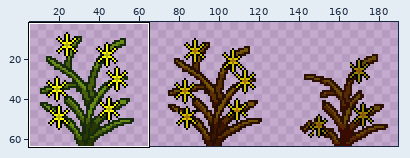
File history of a sprite sheet, TunedBeta/images/environment/WaterStarGrass.png. Above, an overview of the earlier version with the close-up marked.
Close-up. As it was:
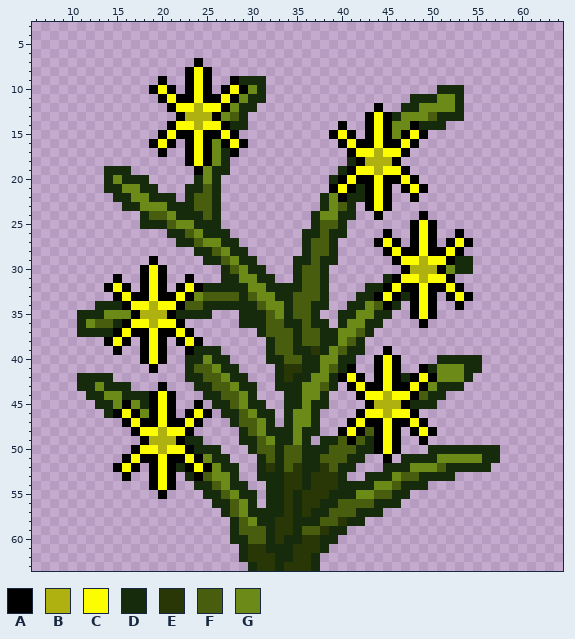
The file is 192x64 pixels. Shown: x 6..64, y 3..63. The wide view leaves out empty margins. The commit also changed other parts of the picture, which this record leaves out.
Palette (. is transparent): A #000000  B #afb110  C #fcfe00  D #152b0b  E #293606  F #485e0e  G #6b8a18
Pixels before (only the part around the change), first column x 6:
 3 .........................................................
 4 .........................................................
 5 .........................................................
 6 .........................................................
 7 ..................A......................................
 8 .................ACA.....................................
 9 ..............A..ACA..ADDD...............................
10 .............ACA.ACA.ACAGD...................DDD.........
11 ..............ACAACAACAGDD................DDDGGD.........
12 ...............ACCBCCAGDD.............A..DDGGGGD.........
13 ................ABBBAGFD.............ACADGGGFDDD.........
14 ...............ACCBCCADD..........A..ACAGGADDD...........
15 ..............ACAACAACA..........ACA.ACAGACA.............
16 .............ACA.ACAGACA..........ACAACAACA..............
17 ..............A..ACAGDA............ACCBCCA...............
18 .................ACAGD.............DABBBA................
19 ........DDD.......AGDD............DACCBCCA...............
20 ........DGDDD.....DGD............DACAACAACA..............
21 ........DDGGDD...DDFD............ACADACA.ACA.............
22 .........DDGGDDD.DFFD...........DGADDACA..A..............
23 ..........DDGGGDDDFFD...........DGFD.ACA.................
24 ............DFFGDDDFD..........DGGDD..A....A.............
25 ............DDDFGGDDD..........DFFD.......ACA............
26 ...............DDFGDDD........DDFDD....A..ACA..A.........
27 ................DDFGGDD.......DFFD....ACA.ACA.ACA........
28 ..................DDFGDD......DFFD.....ACAACAACA.........
29 .............A.....DDFGDD....DDFDD......ACCBCCADD........
30 ............ACA......DFGDD...DFFD........ABBBAGDD........
31 .........A..ACA..A...DDGGDD..DFFD......DACCBCCA..........
32 ........ACA.ACA.ACADDDDDGGDDDDFFD....DDACAACAACA.........
33 .........ACAACAACAGFFFFDFGGDDFFFD...DDACADACA.ACA........
34 .......DDDACCBCCAFFDDDDDDFGGDFFDD..DDGFAD.ACA..A.........
35 .....DDDGGGABBBADDDD...DDDFGDFFD..DDGGDD..ACA............
36 .....DGFFDACCBCCA......DDDFFDDFDD.DGGDD....A.............
37 .....DDDDACAACAACA.......DFFFDFFDDGGFD...................
38 ........ACA.ACA.ACA.......DFFDFFDDGFD....................
39 .........A..ACA..ADDD.....DFFDDEDGFDD..A.................
40 ............ACA..DDGDD....DDFFDDGGDD..ACA....DDDDD.......
41 .............A...DFFGDD....DEEDDGFDA..ACA..ADGGGDD.......
42 .....DDDD........DDFFGDD...DEDDGGDACA.ACADACAGGGD........
43 .....DDGDDD...A...DDFFGDD..DDDGGFD.ACAACAACAGDDD.........
44 ......DDGGDDDACA...DDFFGD...DDGGD...ACCBCCAFDD...........
45 .......DDGAGDACA..A.DDFGDD..DDGDD....ABBBADDD............
46 ........DACAGACA.ACA.DDFGDD.DGGD....ACCBCCA..............
47 ..........ACAACAACA...DFFGD.DGGD...ACAACAACA.............
48 ...........ACCBCCA.....DFGDDDGDD..ACAFACA.ACA............
49 ............ABBBADD....DDFGDDGD.DDFAFDACA..A.............
50 ...........ACCBCCADDD...DFFDFFDDDFFFDDACA...DDDDDDDD.....
51 ..........ACAACAACAGDD...DFDFFDDFFFDD..A.DDDDGGGGGDD.....
52 .........ACA.ACADACAGDD..DEDFEDDEFDD...DDDGGGFDDDDD......
53 ..........A..ACA.DAFGGD..DDDEEDEEED..DDDGFFDDDD..........
54 .............ACA..DDFGDD..DDEEDEEEDDDDGGFDDD.............
55 ..............A....DDFGDD.DDEDEEEDDDGGFFDD...............
56 ....................DDFGD.DDEDEEDDFFFFDDD................
57 .....................DFGDDDDEDEDDFFFDDD..................
58 ......................DFGDDEEDDDFFEDD....................
59 ......................DFFFDEEDFFEDD......................
60 ......................DDFFDEDDEEDD.......................
61 .......................DEEDDDEEED........................
62 .......................DEEEDDEED.........................
63 ........................DEEDEEED.........................
After the commit:
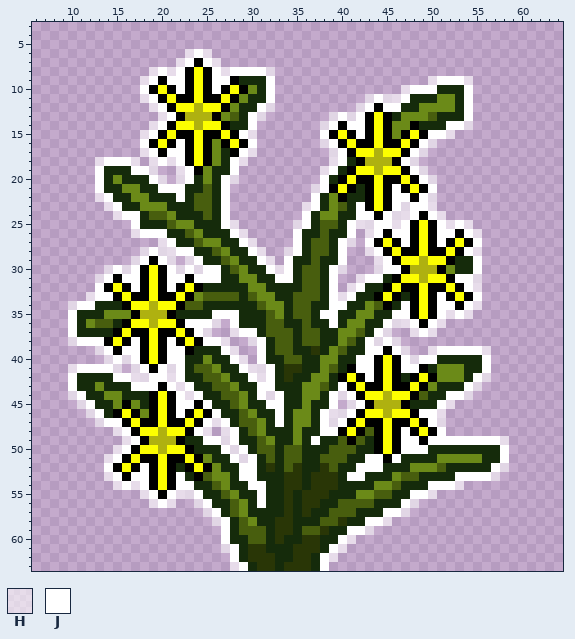
Colours new in this view: H #ffffff96  J #ffffff
Edits made:
Changed rows in their new state; - is an unchanged pixel.
first column x 10:
 6 -------------HJH---------------------------------
 7 ------------HJ-JH--------------------------------
 8 ---------HJHJ---JHJJJJH--------------------------
 9 --------HJ-JJ---JJ----J-----------------HJJJH----
10 --------J---J---J-----J--------------HJJJ---J----
11 --------HJ------------J----------HJHHJ------J----
12 ---------HJ----------JH---------HJ-JJ-------J----
13 ----------HJ--------JH-------HJHJ-----------J----
14 ---------HJ---------J-------HJ-JJ---------JJH----
15 --------HJ---------JH-------J---J-------JJH------
16 --------J---J-------J-------HJ---------JH--------
17 --------HJ-JJ------JH--------HJ-------JH---------
18 ---HJJJH-HJHJ-----JH---------HJ------JH----------
19 ---J---JJH--HJ----J---------HJ--------JH---------
20 ---J-----JH-HJ---JH---------J----------JH--------
21 ---J------JJJ----J---------HJ-------J---J--------
22 ---HJ-------J----J---------J--------JJ-JH--------
23 ----HJ-----------J--------HJ----J---JHJJH--------
24 -----HJJ---------J--------J-----JJ-JHHJ-JH-------
25 -------J---------JH------HJ----JHHJJHJ---JHJH----
26 -------HJJJ-------JH-----J-----J-HJ-JJ---JJ-JH---
27 ----------HJ-------JH----J----JH-J---J---J---J---
28 --------HJHHJJ------JH--HJ----J--HJ---------JH---
29 -------HJ-JH-HJ------JH-J-----J---HJ---------J---
30 ----HJHJ---JHJHJJ-----JHJ----JH---HJJ--------J---
31 ---HJ-JJ---JJ-JJJ------JJ----J--HJJ--------JJH---
32 ---J---J---J-----------------J-HJ-----------JH---
33 --HJJ------------------------JHJ---------J---J---
34 HJJ--------------------------JJ------J---JJ-JH---
35 J---------------JJJ---------JJ------JJ---JHJH----
36 J------------JJJH-J----------J-----JHHJ-JH-------
37 J-------------JH--HJJ-------------JH--HJH--------
38 HJJJ---J---J---JJH--HJ-----------JHJH------------
39 ---HJ-JJ---JJ----JH--J-----------JJ-JH--HJJJJJH--
40 ----HJHJ---JJ-----JH-J----------JJ---JHJJ-----J--
41 HJJJJH-HJ-JHJ------JHHJ---------JJ---JJ-------J--
42 J----JJHHJJHJ-------JHJ----------J-----------JH--
43 J------JJJ-JHJ-------JJ-------J-------------JH---
44 HJ----------JHJ------JHJ-----JHJ----------JJH----
45 -HJ---------JJ-J------JJ-----J-HJ--------JH------
46 --HJ--------J---J------J----JHHJ-------JJH-------
47 ---HJJ---------JHJ-----J----JHJ---------JH-------
48 -----HJ-------JH-HJ---------JJ-------J---J-------
49 ------HJ-------JJHJ--------J---------JJ-JJJJJJJJH
50 -----HJ----------JHJ-----------------JJJ--------J
51 ----HJ------------JHJ------------JJ-J-----------J
52 ----J---J----------JJ-----------JJJ------------JH
53 ----HJ-JJ---J------JJ----------JJ----------JJJJH-
54 -----HJHJ---JJ------JJ------------------JJJH-----
55 --------HJ-JHHJ------J----------------JJH--------
56 ---------HJH--HJ-----J---------------JH----------
57 ---------------HJ------------------JJH-----------
58 ----------------HJ---------------JJH-------------
59 -----------------J-------------JJH---------------
60 -----------------J------------JH-----------------
61 -----------------HJ----------JH------------------
62 ------------------J---------JH-------------------
63 ------------------HJ--------J--------------------
Changed places in both close-ups, as pixel boxes (x1, y1, x2, y2):
added: (68, 49, 509, 571)
